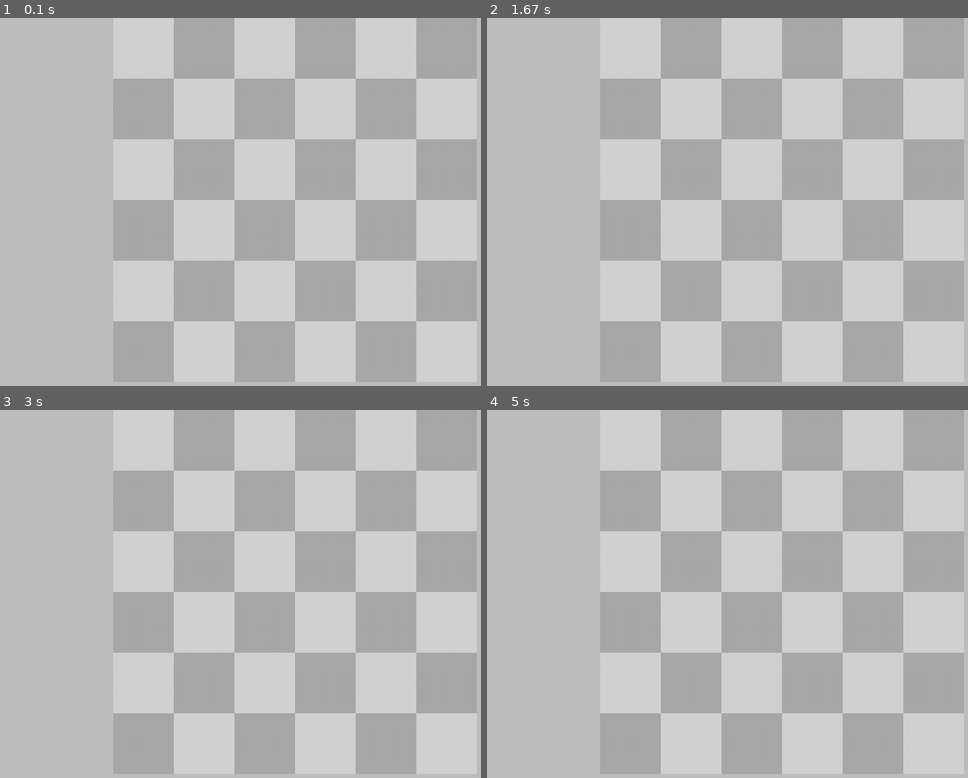
Above: before the commit, frames 1-4 (two rows, left to right).
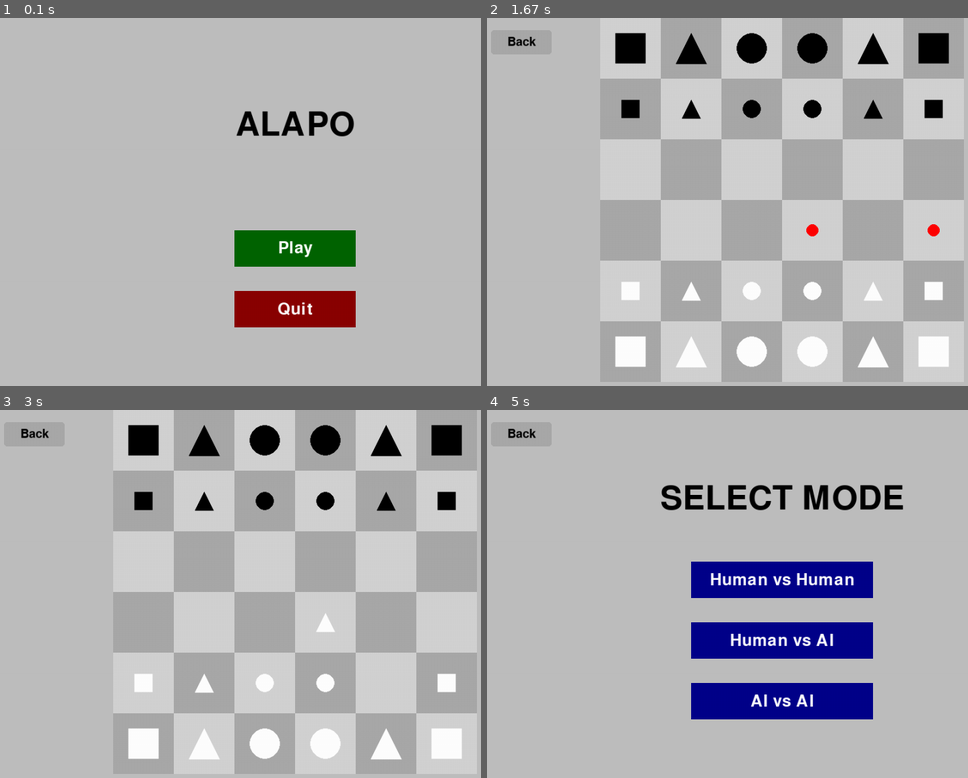
Above: after the commit, the same moments.

Repository: taguinhas/IA-2025-26-Proj1
Game: pygame game, started from main_pygame.py
Two runs of this game, one before a commit and one after it. Both use one fixed random seed, a clock stepped at 60 frames per second and the inputs below.
Inputs (mouse positions are in pixels of both pictures, inside the frame that each line leads up to):
- Up to frame 1 (0.1 s): no input
- Up to frame 2 (1.67 s): click (780, 260) at 0.38 s; click (785, 294) at 0.72 s; click (780, 198) at 1.05 s; click (852, 301) at 1.38 s
- Up to frame 3 (3 s): click (293, 590) at 1.72 s
- Up to frame 4 (5 s): click (520, 435) at 3.05 s, where only the run after the commit has a clickable "Back"; click (939, 608) at 3.55 s; click (780, 641) at 4.88 s, where only the run after the commit has a clickable "Play"

The runs differ from the first frame. In frame 1, 5.8% of the frame differs, in the area x 48-74%, y 25-85%; in frame 2, 7.0%; in frame 3, 6.8%; in frame 4, 13%, in the area x 4-87%, y 4-85%.

Commit message:
Pygame: menu, modes (all still use pvp logic) and board/pieces added

Diff:
--- a/main_pygame.py
+++ b/main_pygame.py
@@ -1,46 +1,246 @@
 # Example file showing a basic pygame "game loop"
 import pygame
+from game.game import Game
+from game.piece import Piece, Player, Shape, Size
 
 # pygame setup
 pygame.init()
+
 width = 1000
 height = 800
 screen = pygame.display.set_mode((width, height))
 pygame.display.set_caption('Alapo')
+cur_state = "MENU" # MENU, MODE, PLAYING, GAME_OVER
+game_mode = 0 # 0: PVP, 1: P vs AI, 2: AI vs AI
 clock = pygame.time.Clock()
 fps = 30
 
+#fonts
+font = pygame.font.SysFont(None, 80)
+btn_font = pygame.font.SysFont(None, 40)
+small_font = pygame.font.SysFont(None, 30)
+winner_txt = ""
+
+# buttons
+menu_btn = pygame.Rect(width//2 - 100, height//2 + 50, 200, 60)
+quit_btn = pygame.Rect(width//2 - 100, 450, 200, 60)
+back_btn = pygame.Rect(20, 20, 100, 40)
+
+play_btn = pygame.Rect(width//2 - 100, 350, 200, 60)
+mode_2p_btn = pygame.Rect(width//2 - 150, 250, 300, 60)
+mode_1p_btn = pygame.Rect(width//2 - 150, 350, 300, 60)
+mode_ai_btn = pygame.Rect(width//2 - 150, 450, 300, 60)
+
+# initialize game and states
+alapo = Game()
+select_piece = None # coords of a clicked piece
+valid_moves = [] # coords of moves selected piece can make
 
 # draw board:
 def draw_board():
-     for i in range(18):
-        col = i%3
-        row = i//3
-        if row % 2 == 0:
-            pygame.draw.rect(screen, 'light gray',
-            [600 - (col*200), row*100, 100, 100])
-            pygame.draw.rect(screen, 'dark gray',
-            [700 - (col*200), row*100, 100, 100])
-        else:
-            pygame.draw.rect(screen, 'dark gray',
-            [600 - (col*200), row*100, 100, 100])
-            pygame.draw.rect(screen, 'light gray',
-            [700 - (col*200), row*100, 100, 100])
+     for row in range(6):
+        for col in range(6):
+            x = 200 + (col * 100)
+            y = row * 100
+            color = 'light gray' if (row + col) % 2 == 0 else 'dark gray'
+            pygame.draw.rect(screen, color, [x, y, 100, 100])
+
+# draw pieces:
+def draw_pieces(game_instance):
+    for y in range(game_instance.board.size):
+        for x in range(game_instance.board.size):
+            piece = game_instance.board.get_piece(x, y)
+
+            if piece is None:
+                continue
+
+            # place piece in the center of a square:
+            pixel_x = 200 + (x*100) + 50
+            pixel_y = (y*100) + 50
+
+            # piece color and size:
+            color = 'white' if piece.owner == Player.WHITE else 'black'
+            dim = 15 if piece.size == Size.SMALL else 25
+
+            # draw shape:
+            if piece.shape == Shape.CIRCLE:
+                pygame.draw.circle(screen, color, (pixel_x, pixel_y), dim)
+
+            elif piece.shape == Shape.SQUARE:
+                pygame.draw.rect(screen, color, (pixel_x - dim, pixel_y - dim, dim*2, dim*2))
+
+            elif piece.shape == Shape.TRIANGLE:
+                vertices = [
+                    (pixel_x, pixel_y - dim), # top
+                    (pixel_x - dim, pixel_y + dim), # bottom left
+                    (pixel_x + dim, pixel_y + dim) # bottom right
+                ]
+
+                pygame.draw.polygon(screen, color, vertices)
+
+# draw moves a piece can make:
+def draw_moves():
+    for move in valid_moves:
+        x = 200+(move.fx*100)+50
+        y = (move.fy*100)+50
+        pygame.draw.circle(screen, 'red', (x, y), 10)
+
+def reset_game():
+    global alapo, select_piece, valid_moves
+    alapo = Game()
+    select_piece = None
+    valid_moves = []
 
 # main pygame loop:
 running = True
 while running:
-    # poll for events
-    # pygame.QUIT event means the user clicked X to close your window
     clock.tick(fps)
+
+    # event handling
     for event in pygame.event.get():
         if event.type == pygame.QUIT:
             running = False
 
-    # fill the screen with a color to wipe away anything from last frame
+        # mouse clicks:
+        if event.type == pygame.MOUSEBUTTONDOWN and event.button == 1:
+            mx = event.pos[0]
+            my = event.pos[1]
+
+            # back button:
+            if back_btn.collidepoint((mx, my)):
+                cur_state = "MENU"
+                reset_game()
+                continue
+
+            # menu screen:
+            if cur_state == "MENU":
+                if play_btn.collidepoint((mx, my)):
+                    cur_state = "MODE"
+                elif quit_btn.collidepoint((mx, my)):
+                    running = False
+
+            # mode select screen:
+            elif cur_state == "MODE":
+                if mode_2p_btn.collidepoint((mx, my)):
+                    game_mode = 0
+                    reset_game()
+                    cur_state = "PLAYING"
+
+                elif mode_1p_btn.collidepoint((mx, my)):
+                    game_mode = 1
+                    reset_game()
+                    cur_state = "PLAYING"
+
+                elif mode_ai_btn.collidepoint((mx, my)):
+                    game_mode = 2
+                    reset_game()
+                    cur_state = "PLAYING"
+
+            # game over screen:
+            elif cur_state == "GAME_OVER":
+                if menu_btn.collidepoint((mx, my)):
+                    cur_state = "MENU"
+                    reset_game()
+
+            # playing screen (board):
+            elif cur_state == "PLAYING":
+                x = (event.pos[0] - 200) // 100
+                y = event.pos[1] // 100
+
+                #check if click is within the board:
+                if 0 <= x < 6 and 0 <= y <6:
+                    move_exec = False
+                    for move in valid_moves:
+                        if move.fx == x and move.fy == y:
+                            alapo.board.move_piece(move)
+
+                            # check if win:
+                            winner = alapo.board.check_winner()
+                            if winner is not None:
+                                cur_state = "GAME_OVER"
+                                winner_name = "White" if winner == Player.WHITE else "Black"
+                                winner_txt = f"{winner_name} Won!"
+
+                            # reset selection
+                            select_piece = None
+                            valid_moves = []
+                            move_exec = True
+                            break
+
+                    if not move_exec:
+                        piece = alapo.board.get_piece(x, y)
+                        cur_player = alapo.board.get_cur_player()
+
+                        # de-select current piece:
+                        if select_piece == (x, y):
+                            select_piece = None
+                            valid_moves = []
+
+                        # select another piece:
+                        if piece and piece.owner == cur_player:
+                            select_piece = (x, y)
+                            valid_moves = piece.get_moves(alapo.board, x, y)
+
+                        # clear select:
+                        else:
+                            select_piece = None
+                            valid_moves = []
+
+
+    # rendering
     screen.fill('gray')
-    draw_board()
-
-    # flip() the display to put your work on screen
+
+    if cur_state != "MENU":
+        pygame.draw.rect(screen, 'dark gray', back_btn, border_radius=5)
+        back_txt = small_font.render("Back", True, 'black')
+        screen.blit(back_txt, (back_btn.centerx - back_txt.get_width()//2, back_btn.centery - back_txt.get_height()//2))
+
+    if cur_state == "MENU":
+        title = font.render("ALAPO", True, 'black')
+        screen.blit(title, (width//2 - title.get_width()//2, 150))
+
+        pygame.draw.rect(screen, 'darkgreen', play_btn)
+        pygame.draw.rect(screen, 'darkred', quit_btn)
+
+        play_txt = btn_font.render("Play", True, 'white')
+        quit_txt = btn_font.render("Quit", True, 'white')
+        screen.blit(play_txt, (play_btn.centerx - play_txt.get_width()//2, play_btn.centery - play_txt.get_height()//2))
+        screen.blit(quit_txt, (quit_btn.centerx - quit_txt.get_width()//2, quit_btn.centery - quit_txt.get_height()//2))
+
+    elif cur_state == "MODE":
+        title = font.render("SELECT MODE", True, 'black')
+        screen.blit(title, (width//2 - title.get_width()//2, 120))
+
+        pygame.draw.rect(screen, 'dark blue', mode_2p_btn)
+        pygame.draw.rect(screen, 'dark blue', mode_1p_btn)
+        pygame.draw.rect(screen, 'dark blue', mode_ai_btn)
+
+        txt_2p = btn_font.render("Human vs Human", True, 'white')
+        txt_1p = btn_font.render("Human vs AI", True, 'white')
+        txt_ai = btn_font.render("AI vs AI", True, 'white')
+
+        screen.blit(txt_2p, (mode_2p_btn.centerx - txt_2p.get_width()//2, mode_2p_btn.centery - txt_2p.get_height()//2))
+        screen.blit(txt_1p, (mode_1p_btn.centerx - txt_1p.get_width()//2, mode_1p_btn.centery - txt_1p.get_height()//2))
+        screen.blit(txt_ai, (mode_ai_btn.centerx - txt_ai.get_width()//2, mode_ai_btn.centery - txt_ai.get_height()//2))
+
+    elif cur_state == "PLAYING" or cur_state == "GAME_OVER":
+        draw_board()
+        draw_pieces(alapo)
+        draw_moves()
+
+        if cur_state == "GAME_OVER":
+            overlay = pygame.Surface((width, height), pygame.SRCALPHA)
+            overlay.fill((0, 0, 0, 180))
+            screen.blit(overlay, (0, 0))
+
+            text_surface = font.render(winner_txt, True, 'white')
+            text_rect = text_surface.get_rect(center=(width//2, height//2 - 50))
+            screen.blit(text_surface, text_rect)
+
+            pygame.draw.rect(screen, 'dodgerblue', menu_btn)
+            menu_txt = btn_font.render("Main Menu", True, 'white')
+            screen.blit(menu_txt, (menu_btn.centerx - menu_txt.get_width()//2, menu_btn.centery - menu_txt.get_height()//2))
+
+    # flip() the display to put work on screen
     pygame.display.flip()
 pygame.quit()
